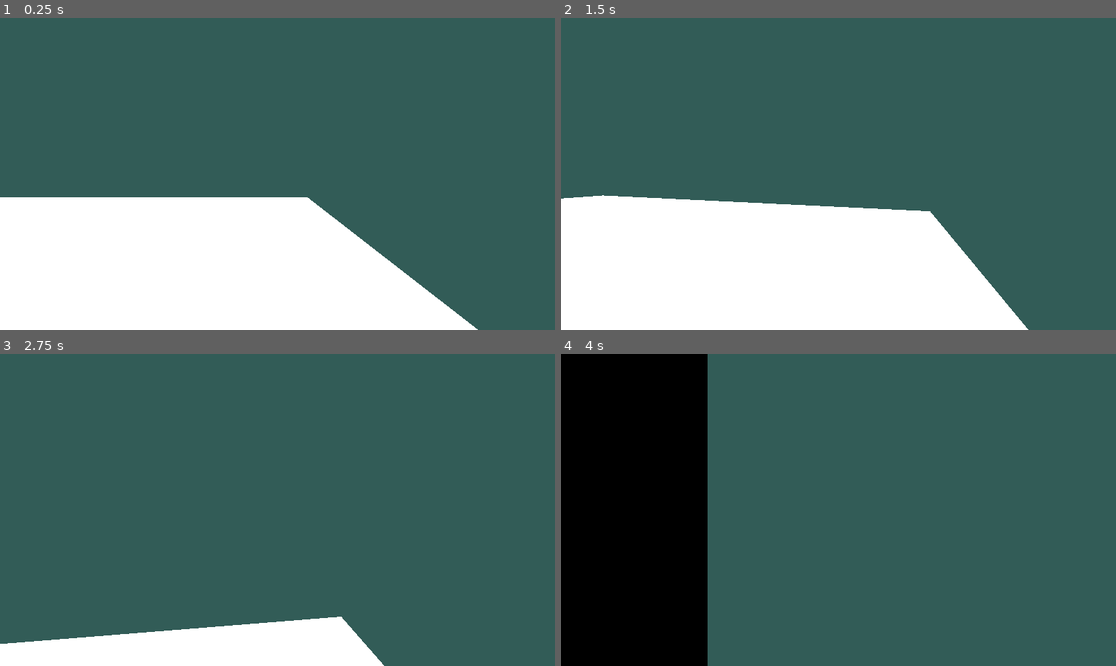
Above: before the commit, frames 1-4 (two rows, left to right).
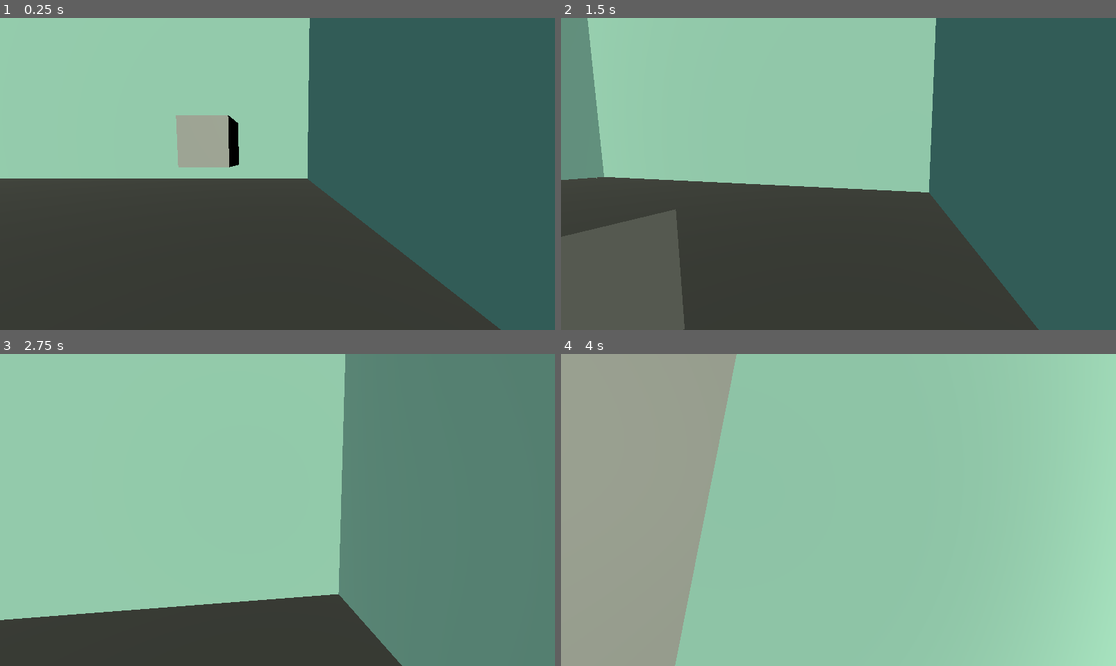
Above: after the commit, the same moments.

Repository: MonkeeyWEB/Godot-Project
Game: Godot game, scene res://node_3d.tscn
Same seed, same stepped clock (60 frames per second), same inputs: the game is played once before the commit and once after it. Sound files missing from this copy of the repository are replaced by a short silence.
Inputs (mouse positions are in pixels of both pictures, inside the frame that each line leads up to):
- Up to frame 1 (0.25 s): no input
- Up to frame 2 (1.5 s): tap Enter (ui_accept) at 0.5, 0.77 s; move the mouse to (866, 174) at 0.52 s; hold W (avancer) from 0.53 s (still down); tap S (reculer) at 0.6, 1.35 s; move the mouse to (810, 174) at 1.27 s
- Up to frame 3 (2.75 s): keep holding W (avancer); tap Enter (ui_accept) at 1.52 s; move the mouse to (288, 503) at 2.02 s; tap S (reculer) at 2.1 s
- Up to frame 4 (4 s): keep holding W (avancer); move the mouse to (832, 516) at 2.77 s; tap S (reculer) at 2.85, 3.6 s; tap Enter (ui_accept) at 3.02, 3.77 s; move the mouse to (877, 513) at 3.52 s

The runs differ from the first frame. In frame 1, 64% of the frame differs, in the area x 0-91%, y 0-100%; in frame 2, 71%; in frame 3, 100%, in the area x 0-100%, y 0-100%; in frame 4, 100%.

Commit message:
changement des lights et colisions

Diff:
--- a/node_3d.tscn
+++ b/node_3d.tscn
@@ -21,6 +21,8 @@
 [sub_resource type="QuadMesh" id="QuadMesh_abnnk"]
 
 [sub_resource type="BoxMesh" id="BoxMesh_dsqnt"]
+
+[sub_resource type="BoxShape3D" id="BoxShape3D_vcmrj"]
 
 [node name="Node3D" type="Node3D"]
 
@@ -57,10 +59,6 @@
 material_override = SubResource("StandardMaterial3D_7ndqv")
 mesh = SubResource("QuadMesh_abnnk")
 skeleton = NodePath("../..")
-
-[node name="DirectionalLight3D" type="DirectionalLight3D" parent="."]
-transform = Transform3D(1, 0, 0, 0, -0.0619886, 0.998077, 0, -0.998077, -0.0619886, -3.22097, 9.32032, -1.17369)
-light_energy = 16.0
 
 [node name="global colision" type="CSGCombiner3D" parent="."]
 use_collision = true
@@ -100,11 +98,12 @@
 panning_strength = 0.2
 
 [node name="RigidBody3D" type="RigidBody3D" parent="."]
-transform = Transform3D(1, 0, 0, 0, 1, 0, 0, 0, 1, -2.48139, 0.919412, 0)
+transform = Transform3D(1, 0, 0, 0, 1, 0, 0, 0, 1, 6.55814, 1.96072, -2.11716)
 
 [node name="MeshInstance3D" type="MeshInstance3D" parent="RigidBody3D"]
 mesh = SubResource("BoxMesh_dsqnt")
 
 [node name="CollisionShape3D" type="CollisionShape3D" parent="RigidBody3D"]
+shape = SubResource("BoxShape3D_vcmrj")
 
 [connection signal="finished" from="audio box/AudioStreamPlayer3D" to="audio box" method="_on_audio_stream_player_3d_finished"]
--- a/player.tscn
+++ b/player.tscn
@@ -22,10 +22,15 @@
 max_distance = 73.14
 
 [node name="Camera3D" type="Camera3D" parent="CharacterBody3D"]
-transform = Transform3D(1, 0, 0, 0, 1, 0, 0, 0, 1, 0, 0.400703, -0.446793)
+transform = Transform3D(1, 0, 0, 0, 0.995878, 0.0907021, 0, -0.0907021, 0.995878, 0, 0.400703, -0.446793)
 
 [node name="RayCast3D" type="RayCast3D" parent="CharacterBody3D/Camera3D"]
 transform = Transform3D(0.983562, 0.180571, -7.89299e-09, -6.12027e-16, -4.37114e-08, -1, -0.180571, 0.983562, -4.29929e-08, -0.237371, -0.131398, 0.222469)
+
+[node name="DirectionalLight3D" type="DirectionalLight3D" parent="CharacterBody3D"]
+transform = Transform3D(1, 0, 0, 0, 0.993175, 0.116636, 0, -0.116636, 0.993175, 0, 0, 0)
+light_color = Color(0.766415, 0.798313, 0.72185, 1)
+light_energy = 2.0
 
 [node name="poulet" type="StaticBody3D" parent="."]
 transform = Transform3D(1, 0, 3.39342e-16, 0, 1, 0, 3.39342e-16, 0, 1, 2.98023e-08, 4.58008, 1.49012e-08)
Not shown: 1 places in node_3d.tscn that only renumber resources
